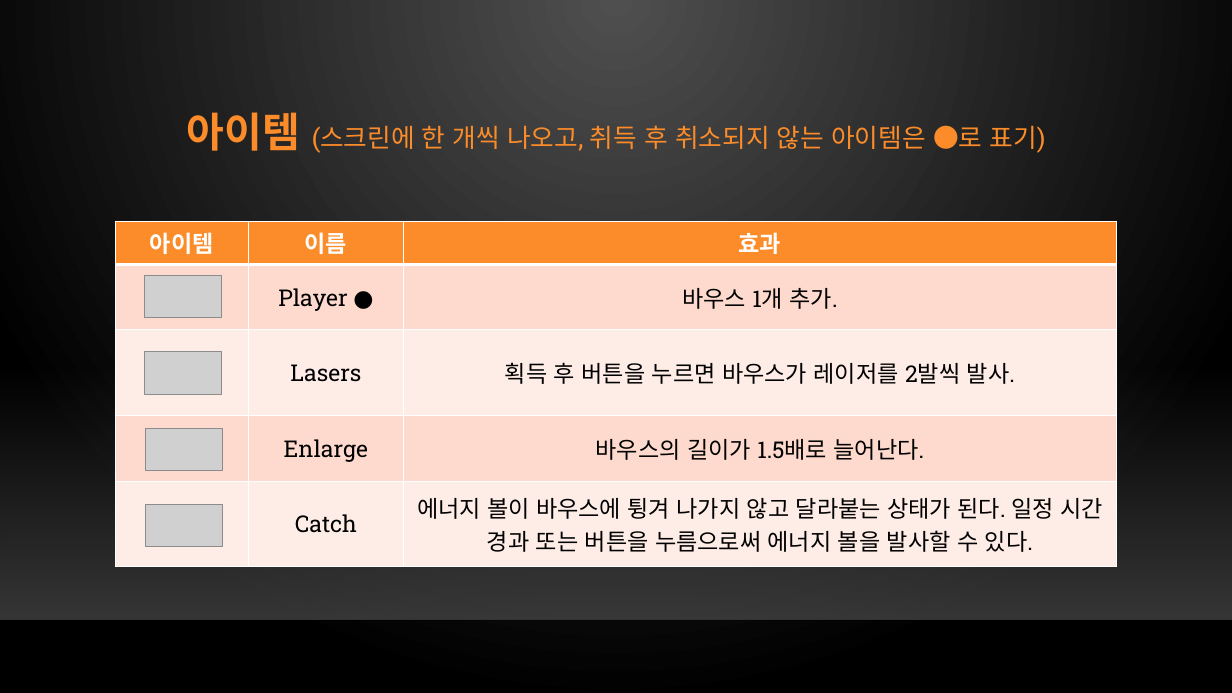
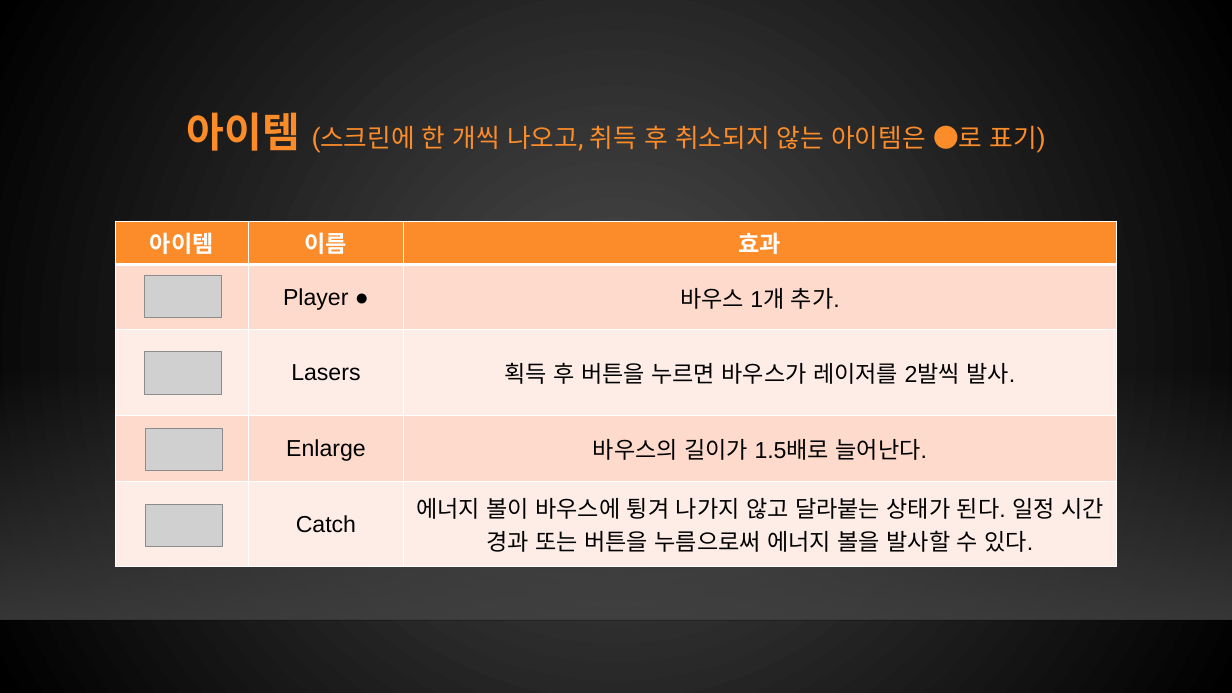
Before and after one commit to xqiwipx/first_project, a slide deck: slide 23 of Kims_project.pptx. Drawn at 1232x693 pixels with LibreOffice and Linux fonts; fonts in the diff are those of the drawing; grey boxes stand for pictures; background and template pictures are left out. Boxes give left, top, right and bottom in pixels: in the first picture for what was removed or moved away, otherwise in the second. Text is boxed around its words. In the diff, an @@ line names an element or a change of style, - is before the commit and + after.

```diff
--- a/Kims_project.pptx
+++ b/Kims_project.pptx
@@ background gradient #505050 to #000000 to gradient #4B4B4B to #000000 @@
@@ table at <box>116,221,1116,556</box> @@
@@ fill #FDDACD to #FDDACB in 6 cells @@
@@ fill #FEEEE8 to #FEEDE7 in 6 cells @@
@@ font Roboto Slab to Arial @@
```
Also in this commit, not shown: 28 other slides changed.
